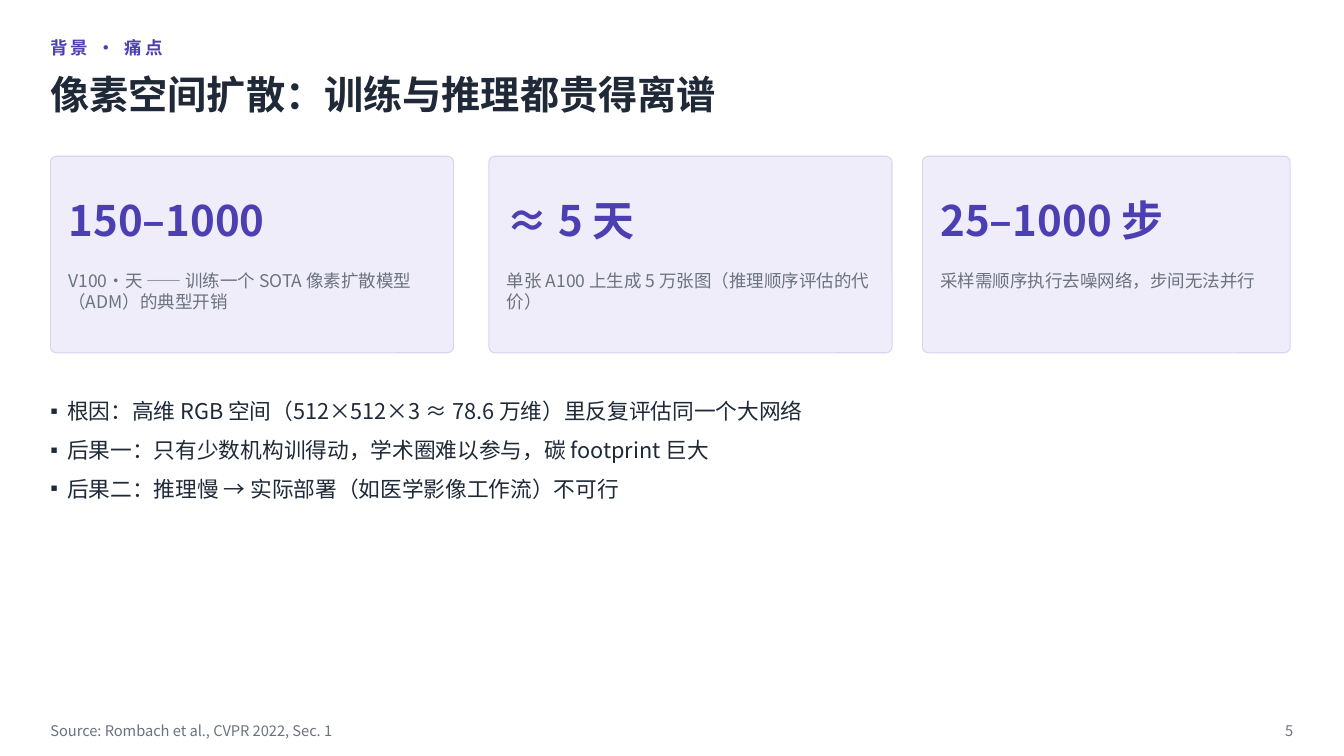
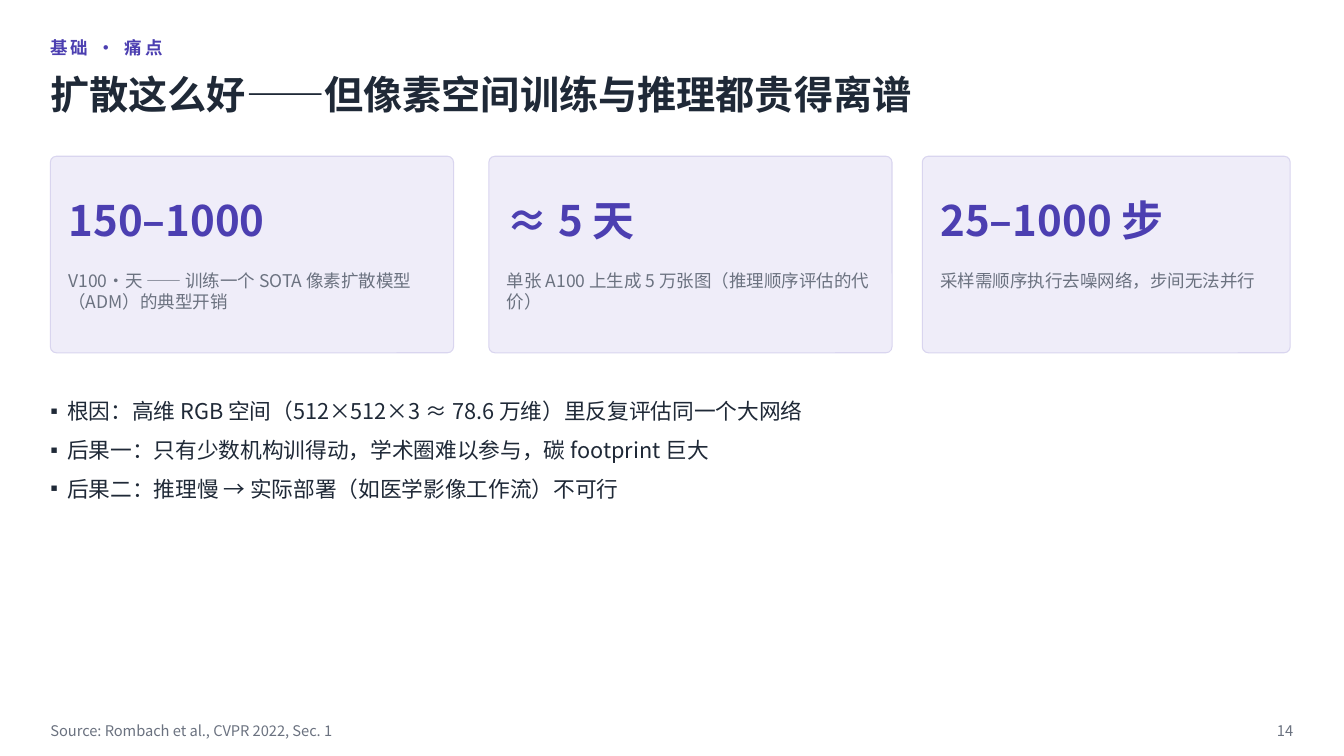
Before and after one commit to Gsheen76/My-Obsidian, a slide deck: slide 14 of 项目/学习项目/研究生阶段/多任务成像/组会汇报/LDM论文组会汇报-2026-09-20.pptx (slide 5 before the commit). Drawn at 1344x756 pixels with LibreOffice and Linux fonts; fonts in the diff are those of the drawing. Boxes give left, top, right and bottom in pixels: in the first picture for what was removed or moved away, otherwise in the second. Text is boxed around its words. In the diff, an @@ line names an element or a change of style, - is before the commit and + after.

```diff
--- a/项目/学习项目/研究生阶段/多任务成像/组会汇报/LDM论文组会汇报-2026-09-20.pptx
+++ b/项目/学习项目/研究生阶段/多任务成像/组会汇报/LDM论文组会汇报-2026-09-20.pptx
@@ text at box(50, 39, 163, 56): text changed @@
-背景 · 痛点
+基础 · 痛点
@@ text at box(50, 75, 911, 113): text changed @@
-像素空间扩散：训练与推理都贵得离谱
+扩散这么好——但像素空间训练与推理都贵得离谱
@@ text at box(1277, 725, 1293, 736): text changed @@
-5
+14
```
Also in this commit, not shown: 27 other slides changed, 16 slides added, 4 slides removed, 7 other files.
